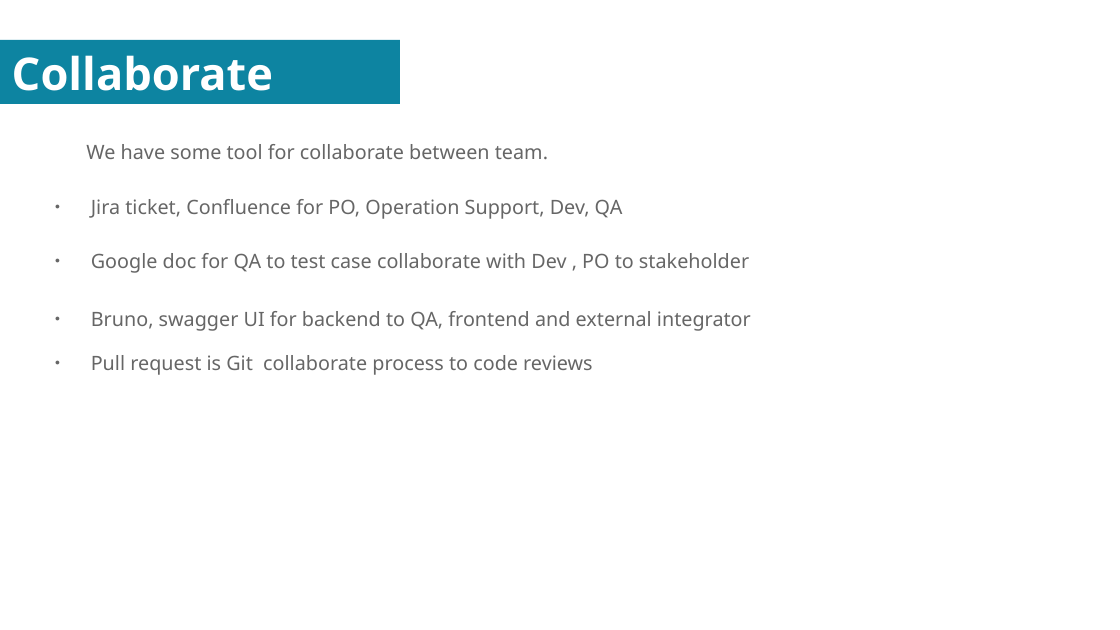
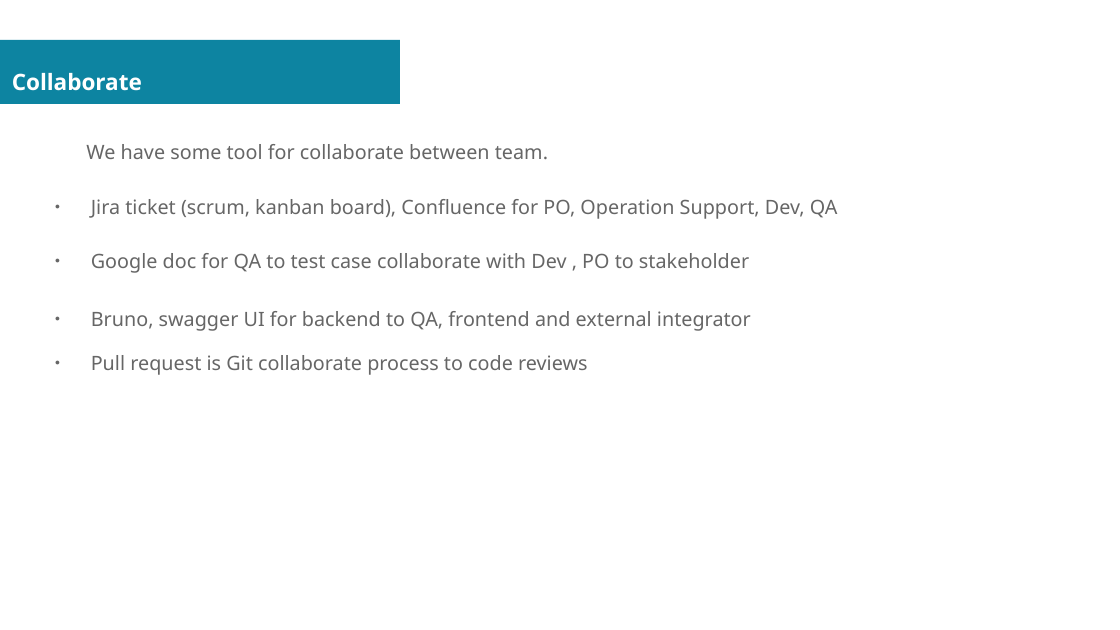
Before and after one commit to sovannotychea/ori-test, a slide deck: slide 7 of docs/01.odp (slide 3 before the commit). Drawn at 1120x630 pixels with LibreOffice and Linux fonts; fonts in the diff are those of the drawing. Boxes give left, top, right and bottom in pixels: in the first picture for what was removed or moved away, otherwise in the second. Text is boxed around its words. In the diff, an @@ line names an element or a change of style, - is before the commit and + after.

```diff
--- a/docs/01.odp
+++ b/docs/01.odp
@@ title "Collaborate" at (x1=12, y1=73, x2=142, y2=91): size 32 to 16 pt @@
@@ text at (x1=91, y1=199, x2=838, y2=219): text changed @@
-● Jira ticket, Confluence for PO, Operation Support, Dev, QA
+● Jira ticket (scrum, kanban board), Confluence for PO, Operation Support, Dev, QA
```
Also in this commit, not shown: 5 other slides changed, 1 slide added, 1 slide removed, 3 other files.
